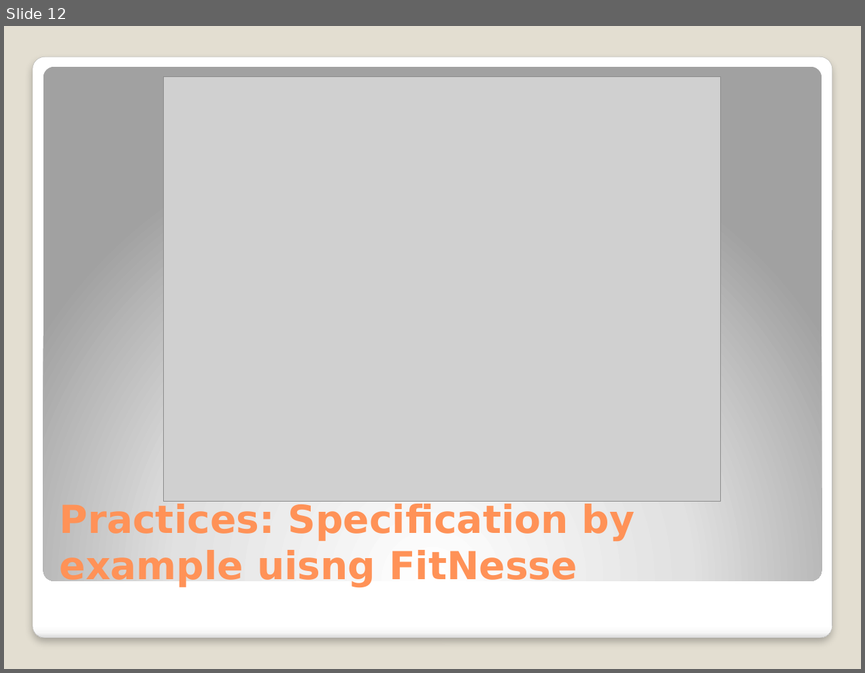
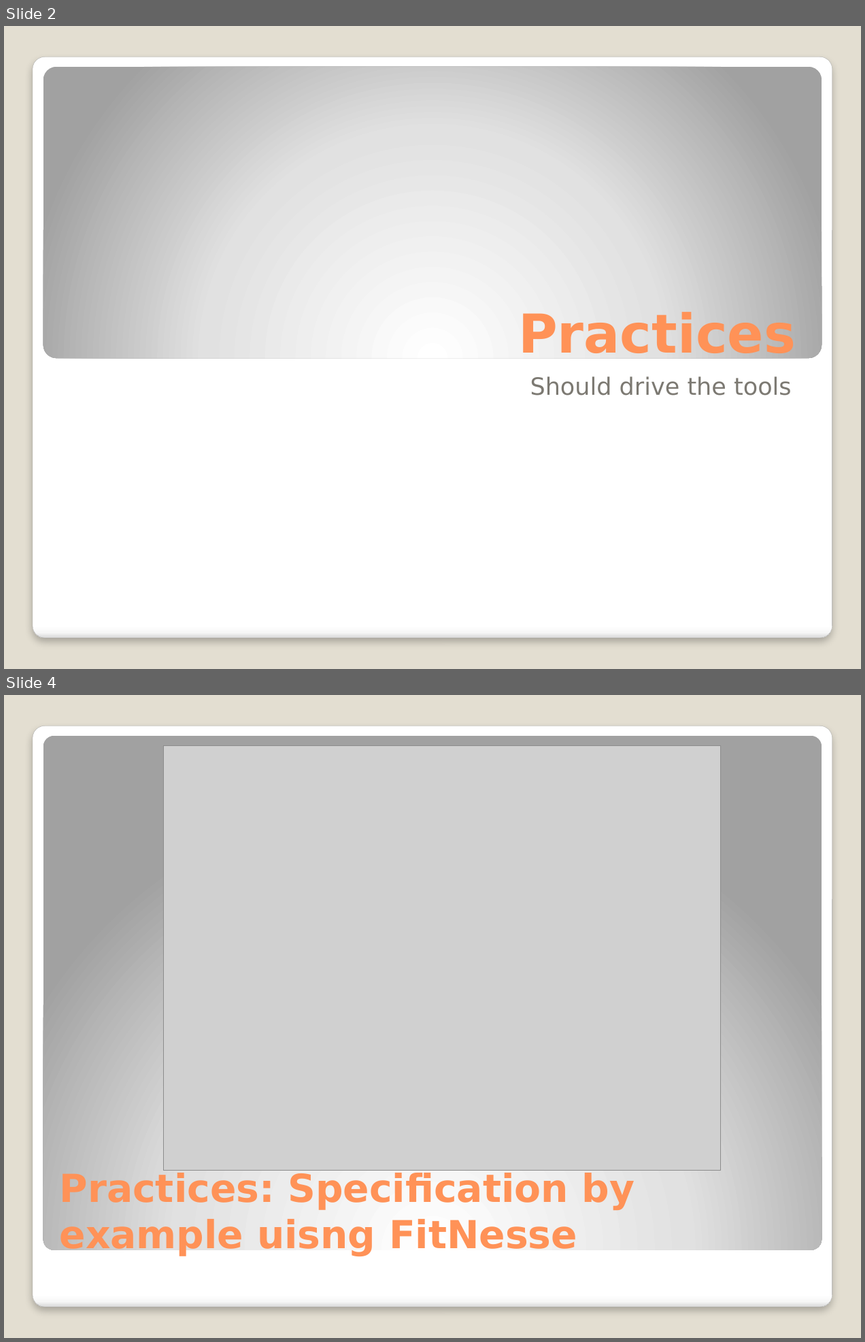
Before and after one commit to michelgrootjans/dkvlessonslearned, a slide deck: slides/Technical Session/Lessons learned.pptx. Shown one above the other, each under a label of ours: slide 12 before the commit, slides 2 and 4 after it; the slides between them are not shown. The pictures are 865x673 and 865x1342 pixels, drawn with LibreOffice and Linux fonts; fonts in the diff are those of the drawing; grey boxes stand for pictures. Boxes give left, top, right and bottom in pixels: in the first picture for what was removed or moved away, otherwise in the second. Text is boxed around its words. In the diff, an @@ line names an element or a change of style, - is before the commit and + after.

```diff
--- a/slides/Technical Session/Lessons learned.pptx
+++ b/slides/Technical Session/Lessons learned.pptx
@@ slide 2 added at box(4, 26, 861, 669), background #E3DED1; not listed: 1 template element that a slide beside it also shows @@
@@ rounded rectangle added at box(43, 66, 821, 358), fill gradient #FFFFFF to #E1E1E1 to #A2A2A2 @@
@@ title added at box(518, 310, 796, 364), 45 pt, text #FF9258, bold @@
+Practices
@@ subtitle added at box(530, 376, 791, 395), 20 pt, text #7C7A72 @@
+Should drive the tools
@@ what was slide 12 is now slide 4 @@
```
Also in this commit, not shown: 5 slides changed, 14 other slides added, 1 slide removed, 3 other files.
